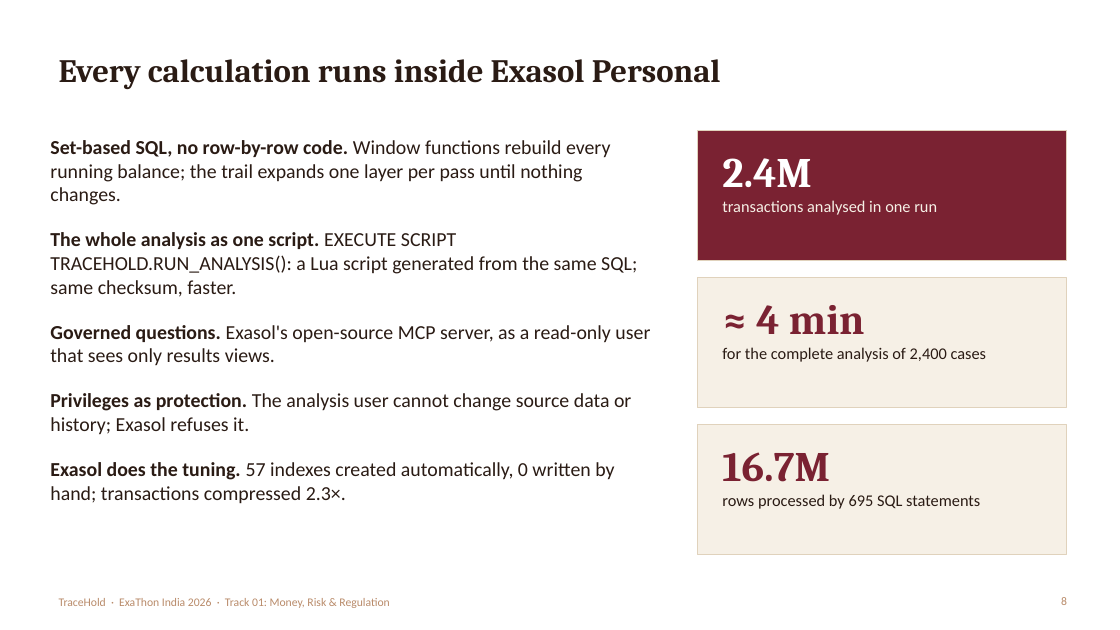
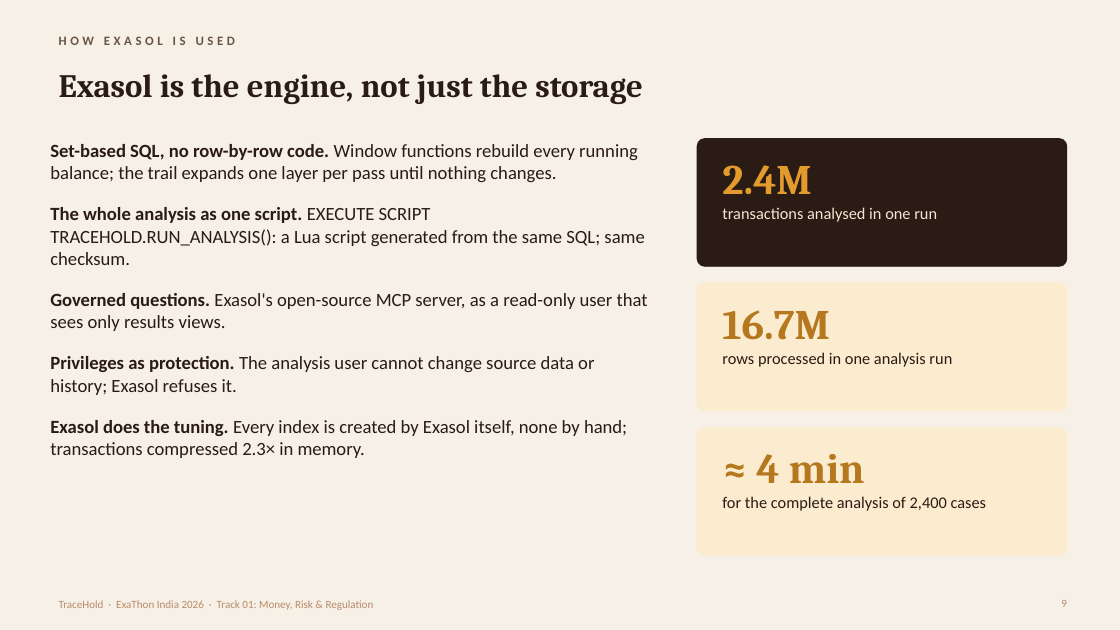
Before and after one commit to lisamehta0791/TraceHold, a slide deck: slide 9 of docs/TraceHold-Pitch-Deck.pptx (slide 8 before the commit). Drawn at 1120x630 pixels with LibreOffice and Linux fonts; fonts in the diff are those of the drawing. Boxes give left, top, right and bottom in pixels: in the first picture for what was removed or moved away, otherwise in the second. Text is boxed around its words. In the diff, an @@ line names an element or a change of style, - is before the commit and + after.

```diff
--- a/docs/TraceHold-Pitch-Deck.pptx
+++ b/docs/TraceHold-Pitch-Deck.pptx
@@ background #FFFFFF to #F6F0E6 @@
@@ title removed at (x1=59, y1=59, x2=721, y2=89) @@
-Every calculation runs inside Exasol Personal
@@ text added at (x1=59, y1=36, x2=235, y2=45), 11 pt, text #695544, bold @@
+HOW EXASOL IS USED
@@ title added at (x1=59, y1=74, x2=643, y2=104), 28 pt, text #2A1B14, bold @@
+Exasol is the engine, not just the storage
@@ text at (x1=50, y1=144, x2=648, y2=395): size 17 to 16 pt in "Set-based SQL, no row-by-row code. Window functions ...", "Governed questions. Exasol's open-source MCP server, as ...", "Privileges as protection. The analysis user cannot ..."; less space between paragraphs @@
@@ rectangle removed at (x1=697, y1=130, x2=1067, y2=260) @@
@@ rounded rectangle added at (x1=697, y1=139, x2=1067, y2=266), fill #2A1B14, outline #2A1B14 0.75 pt @@
@@ text "2.4M" moved from (x1=722, y1=158, x2=937, y2=215) to (x1=722, y1=165, x2=937, y2=222) @@
@@ text "2.4M" at (x1=722, y1=165, x2=937, y2=222): text colour #FFFFFF to #E39B2D in "2.4M"; text colour #F6F0E6 to #F3E7D3 in "transactions analysed in one run" @@
@@ text at (x1=50, y1=207, x2=644, y2=265): text changed; size 17 to 16 pt @@
-The whole analysis as one script. EXECUTE SCRIPT TRACEHOLD.RUN_ANALYSIS(): a Lua script generated from the same SQL; same checksum, faster.
+The whole analysis as one script. EXECUTE SCRIPT TRACEHOLD.RUN_ANALYSIS(): a Lua script generated from the same SQL; same checksum.
@@ rectangle removed at (x1=697, y1=277, x2=1067, y2=408) @@
@@ rounded rectangle added at (x1=697, y1=283, x2=1067, y2=411), fill #FBEBCF, outline #FBEBCF 0.75 pt @@
@@ text added at (x1=722, y1=310, x2=952, y2=367), 14 pt, text #2A1B14 @@
+16.7M
+rows processed in one analysis run
@@ text at (x1=50, y1=420, x2=627, y2=458): text changed; size 17 to 16 pt @@
-Exasol does the tuning. 57 indexes created automatically, 0 written by hand; transactions compressed 2.3×.
+Exasol does the tuning. Every index is created by Exasol itself, none by hand; transactions compressed 2.3× in memory.
@@ rectangle removed at (x1=697, y1=424, x2=1067, y2=555) @@
@@ rounded rectangle added at (x1=697, y1=428, x2=1067, y2=555), fill #FBEBCF, outline #FBEBCF 0.75 pt @@
@@ text "≈ 4 min" moved from (x1=722, y1=305, x2=987, y2=362) to (x1=722, y1=454, x2=987, y2=511) @@
@@ text removed at (x1=722, y1=452, x2=980, y2=509) @@
-16.7M
-rows processed by 695 SQL statements
@@ text at (x1=756, y1=454, x2=865, y2=483): text colour #7A2232 to #B5781F in "≈ 4 min" @@
@@ text "TraceHold · ExaThon India 2026 ..." at (x1=59, y1=600, x2=374, y2=610): size 10 to 9.5 pt @@
@@ page number removed at (x1=1061, y1=597, x2=1067, y2=605) @@
-8
@@ page number added at (x1=1061, y1=600, x2=1067, y2=607), 9.5 pt, text #B98B6A @@
+9
```
Also in this commit, not shown: 15 other slides changed, 2 slides added, 7 other files.
